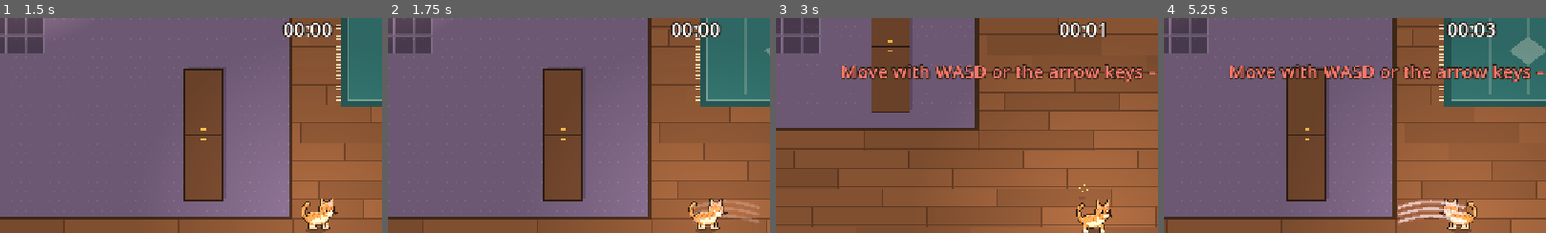
Above: before the commit, frames 1-4 (left to right).
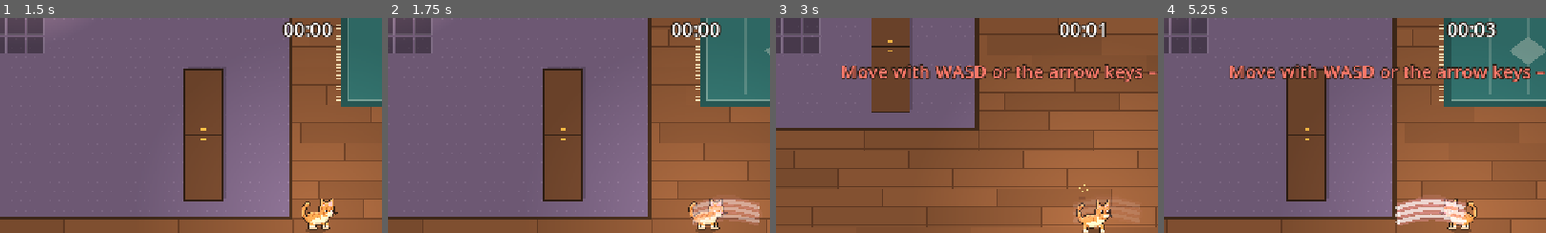
Above: after the commit, the same moments.

Repository: johnniccon01/cat-survivors
Game: Godot game, scene res://scenes/main_menu.tscn
Two runs of this game, one before a commit and one after it. Both use one fixed random seed, a clock stepped at 60 frames per second and the inputs below.
Inputs (mouse positions are % of the whole screen's width and height, from its top left):
- Up to frame 1 (1.5 s): click "Play" at 0.5 s; tap Enter (ui_accept) at 1.25 s; move the mouse to (10, 67) at 1.27 s; hold D (move_right) from 1.28 s (still down); hold V (artifacts) from 1.28 s (still down); click (10, 67) at 1.42 s
- Up to frame 2 (1.75 s): keep holding D (move_right); keep holding V (artifacts); tap U (shop) at 1.52 s
- Up to frame 3 (3 s): tap U (shop) at 1.82, 2.27, 2.57 s; move the mouse to (30, 55) at 2.02 s; release D (move_right) at 2.03 s; release V (artifacts) at 2.03 s; hold S (move_down) 2.03-2.78 s; tap X (challenges) at 2.1 s; click (30, 55) at 2.17 s; move the mouse to (60, 28) at 2.77 s; hold D (move_right) from 2.78 s (still down); hold C (charms) from 2.78 s (still down); click (60, 28) at 2.92 s
- Up to frame 4 (5.25 s): move the mouse to (45, 70) at 3.52 s; release D (move_right) at 3.53 s; release C (charms) at 3.53 s; hold W (move_up) 3.53-4.28 s; tap E (endless) at 3.6 s; click (45, 70) at 3.67 s; tap U (shop) at 3.77, 4.07, 4.52, 4.82 s; move the mouse to (80, 65) at 4.27 s; hold G (goals) 4.28-5.03 s; hold A (move_left) from 4.28 s (still down); click (80, 65) at 4.42 s; move the mouse to (20, 35) at 5.02 s; tap J (journal) at 5.1 s; click (20, 35) at 5.17 s
The pictures show only the part of the screen within x 10-60%, y 3-53%; the shares and areas given below are measured in that part.

Frame 1 is identical in both runs. In frame 2, 1.3% of the frame differs, in the area x 79-98%, y 84-96%; in frame 3, 0.7%; in frame 4, 1.1%.

Commit message:
Stronger weapon effects
Every weapon hit pops a small burst in the weapon's colour (capped),
projectiles leave a fading trail, the claw swipe is bigger with a
swoosh (orange once evolved), the laser glows and sparks, and the bell
ring is fuller.

Co-Authored-By: Claude Opus 5.5 <noreply@anthropic.com>

Diff:
--- a/scripts/fx/beam_effect.gd
+++ b/scripts/fx/beam_effect.gd
@@ -2,7 +2,7 @@
 extends Node2D
 ## A laser beam that flashes and fades, ending in a bright dot.
 
-const DURATION := 0.18
+const DURATION := 0.22
 
 var from := Vector2.ZERO
 var to := Vector2.ZERO
@@ -27,8 +27,14 @@
 
 func _draw() -> void:
 	var a := 1.0 - _t / DURATION
+	draw_line(from, to, Color(color, 0.15 * a), width * 5.0)
 	draw_line(from, to, Color(color, 0.35 * a), width * 2.5)
 	draw_line(from, to, Color(color, a), width)
 	draw_line(from, to, Color(1, 1, 1, a), maxf(width * 0.35, 1.0))
 	draw_circle(to, width * 1.3, Color(color, a))
 	draw_circle(to, width * 0.6, Color(1, 1, 1, a))
+	draw_circle(to, width * (2.0 + 3.0 * (1.0 - a)), Color(color, 0.25 * a))
+	# Sparks flying off the burning spot.
+	for i in 4:
+		var d := Vector2.from_angle(i * 1.7 + _t * 20.0)
+		draw_line(to + d * width, to + d * width * (2.5 + 4.0 * (1.0 - a)), Color(1, 0.9, 0.7, a), 1.0)
--- /dev/null
+++ b/scripts/fx/hit_fx.gd
@@ -0,0 +1,61 @@
+class_name HitFx
+extends Node2D
+## A quick burst where a weapon hits: a ring that pops open and a few
+## sparks in the weapon's colour. Capped so big crowds stay cheap.
+
+const DURATION := 0.18
+const MAX_ALIVE := 60
+## Base weapon -> colour of its hits.
+const COLORS := {
+	"SCRATCH": Color("ffd0dc"), "YARN": Color("f28ac0"), "HAIRBALL": Color("c9a26a"),
+	"CATNIP": Color("8ee07a"), "FISHBONES": Color("f4f1ea"), "LASER": Color("ff5a5a"),
+	"MILK": Color("e8f4ff"), "BELL": Color("ffe066"), "FEATHER": Color("8fd3ff"),
+	"MOUSE_TOY": Color("ffb35a"), "COBWEB": Color("f4f4f4"), "SPRINKLER": Color("7ad0ff"),
+	"ANTENNA": Color("9ae0ff"),
+}
+
+static var alive := 0
+
+var color := Color.WHITE
+var _t := 0.0
+var _angle := randf() * TAU
+
+
+static func spawn(parent: Node, at: Vector2, weapon_id: String) -> void:
+	if alive >= MAX_ALIVE or parent == null:
+		return
+	var fx := HitFx.new()
+	fx.position = at + Vector2(randf_range(-3, 3), randf_range(-3, 3))
+	fx.color = COLORS.get(Icons.base_weapon(weapon_id), Color.WHITE)
+	parent.add_child(fx)
+
+
+func _init() -> void:
+	process_mode = Node.PROCESS_MODE_PAUSABLE
+	z_index = 5
+
+
+func _enter_tree() -> void:
+	alive += 1
+
+
+func _exit_tree() -> void:
+	alive -= 1
+
+
+func _process(delta: float) -> void:
+	_t += delta
+	if _t >= DURATION:
+		queue_free()
+		return
+	queue_redraw()
+
+
+func _draw() -> void:
+	var k := _t / DURATION
+	var a := 1.0 - k
+	draw_arc(Vector2.ZERO, 3.0 + 9.0 * k, 0.0, TAU, 14, Color(color, 0.8 * a), 2.0)
+	draw_circle(Vector2.ZERO, 3.5 * (1.0 - k), Color(1, 1, 1, a))
+	for i in 4:
+		var d := Vector2.from_angle(_angle + i * TAU / 4.0)
+		draw_line(d * (4.0 + 6.0 * k), d * (6.0 + 11.0 * k), Color(color, a), 1.5)
--- a/scripts/fx/scratch_effect.gd
+++ b/scripts/fx/scratch_effect.gd
@@ -1,11 +1,13 @@
 class_name ScratchEffect
 extends Node2D
-## Three claw marks that sweep across the hit area and fade out.
+## A swoosh with three claw marks that sweep across the hit area and fade
+## out. `color` tints the glow (evolved claws burn orange).
 
-const DURATION := 0.2
+const DURATION := 0.26
 
 var size := Vector2(56, 20)
 var side := 1
+var color := Color(1.0, 0.55, 0.65)
 
 var _t := 0.0
 
@@ -27,6 +29,16 @@
 	var k := _t / DURATION
 	var alpha := 1.0 - k
 	var reveal := minf(0.25 + k * 4.0, 1.0)
+	# The swoosh: a crescent behind the claws.
+	var outer := PackedVector2Array()
+	var inner := PackedVector2Array()
+	for s in 13:
+		var u := float(s) / 12.0 * reveal
+		var x := lerpf(-size.x * 0.55, size.x * 0.55, u) * side
+		outer.append(Vector2(x, -sin(u * PI) * size.y * 0.75 - size.y * 0.1))
+		inner.append(Vector2(x, -sin(u * PI) * size.y * 0.25 + size.y * 0.15))
+	inner.reverse()
+	draw_colored_polygon(outer + inner, Color(color, 0.22 * alpha))
 	for i in 3:
 		var y := (i - 1) * size.y * 0.3
 		var pts := PackedVector2Array()
@@ -34,5 +46,7 @@
 			var u := float(s) / 8.0 * reveal
 			var x := lerpf(-size.x * 0.5, size.x * 0.5, u) * side
 			pts.append(Vector2(x, y - sin(u * PI) * size.y * 0.25))
-		draw_polyline(pts, Color(1.0, 0.55, 0.65, alpha * 0.5), 4.0)
-		draw_polyline(pts, Color(1, 1, 1, alpha), 2.0)
+		draw_polyline(pts, Color(color, alpha * 0.5), 7.0)
+		draw_polyline(pts, Color(1, 1, 1, alpha), 3.0)
+		if reveal >= 1.0:
+			draw_circle(pts[pts.size() - 1], 3.0 * alpha, Color(1, 1, 1, alpha))
--- a/scripts/weapons/projectile.gd
+++ b/scripts/weapons/projectile.gd
@@ -24,6 +24,10 @@
 
 var _hit: Dictionary = {}
 var _returning := false
+## Recent positions, for the motion trail.
+var _trail: PackedVector2Array = []
+const TRAIL := 6
+const TRAIL_COLORS := {"feather": Color("6fc2ff"), "phoenix": Color("ff8a3d"), "hairball": Color("a8774f")}
 
 
 func _init() -> void:
@@ -46,6 +50,9 @@
 		if _returning and to_owner.length() < 10.0:
 			queue_free()
 			return
+	_trail.append(position)
+	if _trail.size() > TRAIL:
+		_trail.remove_at(0)
 	position += velocity * delta
 	rotation += spin * delta
 	for enemy in enemies.query_radius(position, radius):
@@ -62,6 +69,11 @@
 
 
 func _draw() -> void:
+	# A fading trail behind the projectile (drawn in world space).
+	var tc: Color = TRAIL_COLORS.get(style, Color("e0628f"))
+	for i in range(1, _trail.size()):
+		var k := float(i) / _trail.size()
+		draw_line(to_local(_trail[i - 1]), to_local(_trail[i]), Color(tc, 0.35 * k), radius * 1.4 * k)
 	var s := radius / 4.0
 	match style:
 		"feather", "phoenix":
--- a/scripts/weapons/ring_wave.gd
+++ b/scripts/weapons/ring_wave.gd
@@ -40,6 +40,8 @@
 
 func _draw() -> void:
 	var a := clampf(1.3 - _age / expand_time, 0.0, 1.0)
+	draw_circle(Vector2.ZERO, _radius, Color(color, 0.06 * a))
+	draw_arc(Vector2.ZERO, _radius, 0.0, TAU, 48, Color(color, 0.12 * a), 14.0)
 	draw_arc(Vector2.ZERO, _radius, 0.0, TAU, 48, Color(color, 0.25 * a), 6.0)
 	draw_arc(Vector2.ZERO, _radius, 0.0, TAU, 48, Color(color, 0.9 * a), 2.0)
 	draw_arc(Vector2.ZERO, _radius * 0.8, 0.0, TAU, 40, Color(1, 1, 1, 0.35 * a), 1.0)
--- a/scripts/weapons/scratch.gd
+++ b/scripts/weapons/scratch.gd
@@ -18,4 +18,6 @@
 	fx.position = center
 	fx.size = size
 	fx.side = side
+	if id != "SCRATCH":
+		fx.color = Color(1.0, 0.6, 0.25)
 	world.add_child(fx)
--- a/scripts/weapons/weapon.gd
+++ b/scripts/weapons/weapon.gd
@@ -74,6 +74,8 @@
 
 ## Hits an enemy with this weapon, then applies the branch's on-hit effect.
 func strike(enemy: Enemy, amount_hit: float, dir: Vector2, knockback: float) -> void:
+	if not enemy.dead and not enemy.is_prop:
+		HitFx.spawn(world, enemy.position, id)
 	enemy.hit(amount_hit, dir, knockback)
 	var fx := branch_effect()
 	if fx.is_empty() or enemy == null:
Not shown, added: scripts/fx/hit_fx.gd.uid
Not shown, changed: PLAN.md
